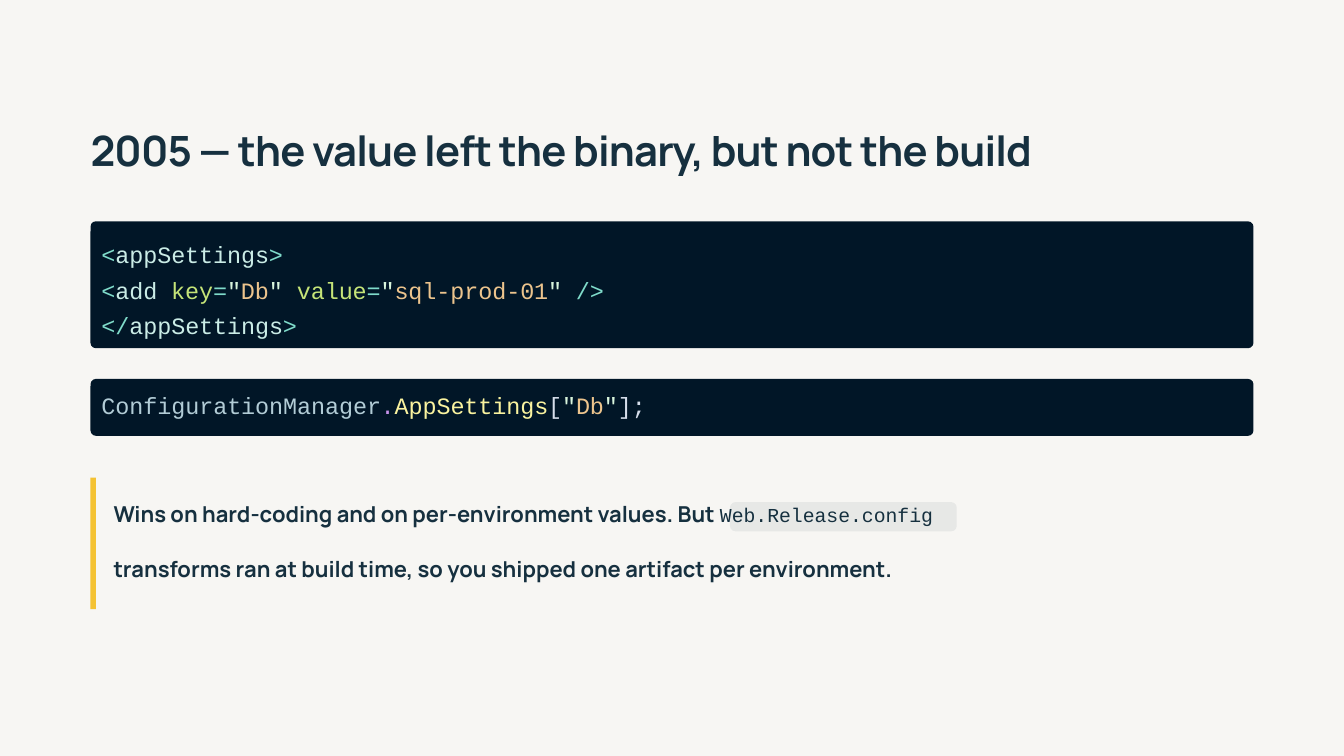
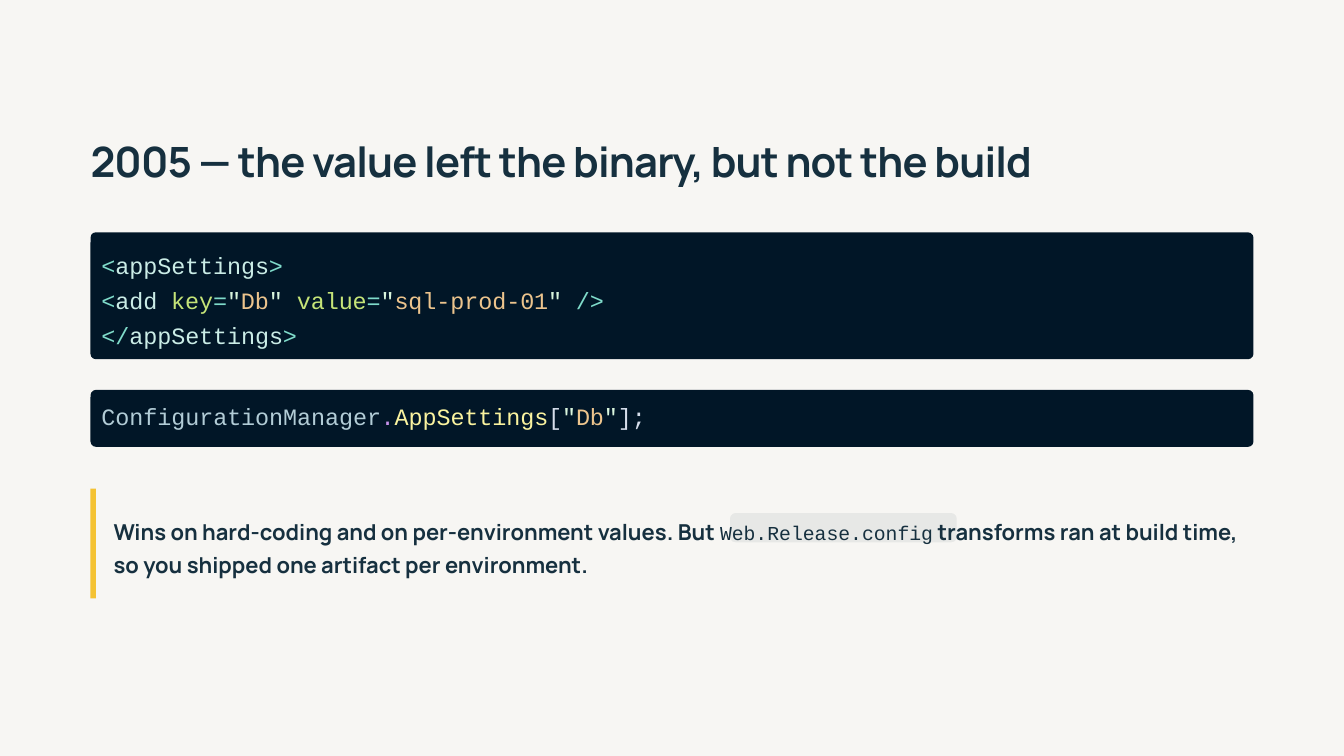
Before and after one commit to 1kevgriff/modern-dotnet-configuration, a slide deck: slide 8 of slides/modern-dotnet-configuration.pptx. Drawn at 1344x756 pixels with LibreOffice and Linux fonts; fonts in the diff are those of the drawing. Boxes give left, top, right and bottom in pixels: in the first picture for what was removed or moved away, otherwise in the second. Text is boxed around its words. In the diff, an @@ line names an element or a change of style, - is before the commit and + after.

```diff
--- a/slides/modern-dotnet-configuration.pptx
+++ b/slides/modern-dotnet-configuration.pptx
@@ rectangle: place and size @@
-rectangle at [91, 478, 96, 609]
+rectangle at [91, 488, 96, 598]
@@ text at [114, 524, 1238, 579]: text changed @@
-Wins on hard-coding and on per-environment values. But Web.Release.config
+Wins on hard-coding and on per-environment values. But Web.Release.config transforms ran at build time, so you shipped one artifact per environment.
@@ 3 texts, 3 rounded rectangles: place and size @@
-3 texts, 3 rounded rectangles at [91, 135, 1253, 530]
+3 texts, 3 rounded rectangles at [91, 146, 1253, 542]
@@ text removed at [114, 561, 892, 583] @@
-transforms ran at build time, so you shipped one artifact per environment.
```
Also in this commit, not shown: 10 other slides changed, 3 slides added, 7 slides removed, 3 other files.
